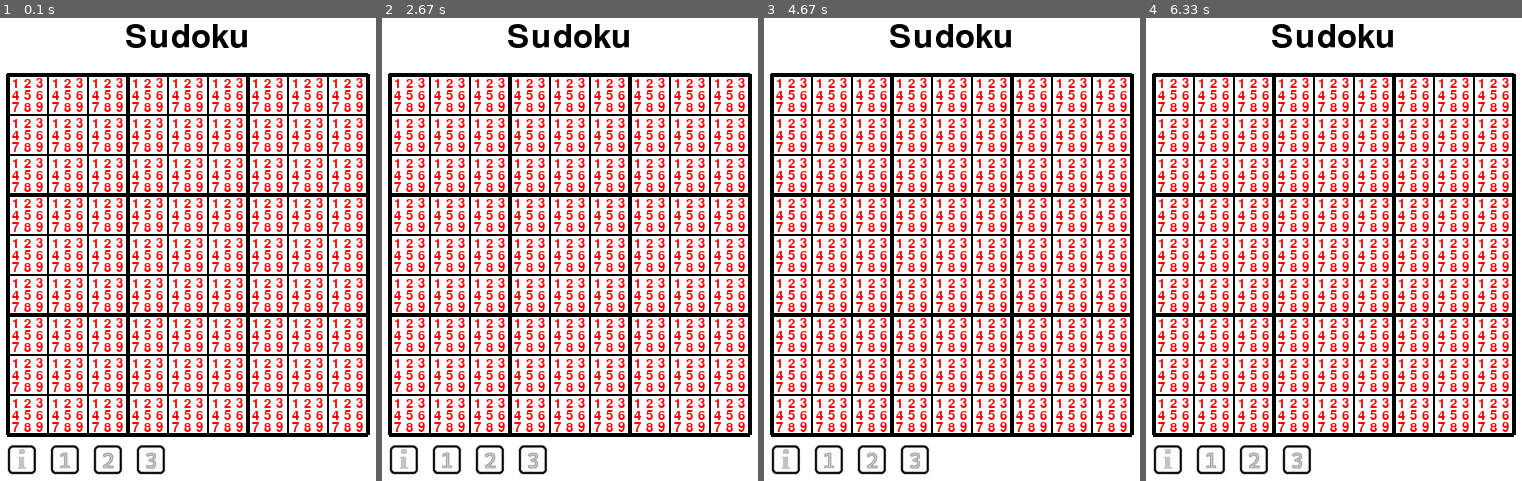
Above: before the commit, frames 1-4 (left to right).
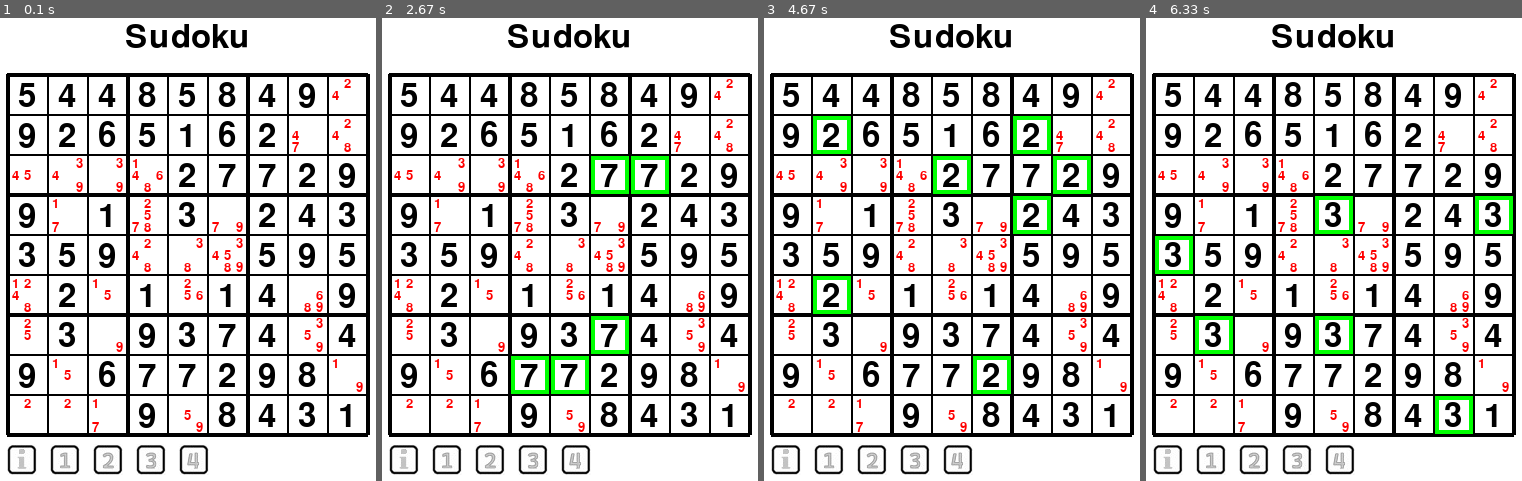
Above: after the commit, the same moments.

Repository: MrReedQEGS/Pygame-Sudoku
Game: pygame game, started from main.py
The game is run twice, just before and just after one commit, with the same random seed, the same clock (stepped at 60 frames per second) and the same inputs.
Inputs (mouse positions are in pixels of both pictures, inside the frame that each line leads up to):
- Up to frame 1 (0.1 s): no input
- Up to frame 2 (2.67 s): click (543, 332) at 0.38 s; click (630, 462) at 0.72 s; click (577, 379) at 2.55 s
- Up to frame 3 (4.67 s): click (929, 180) at 2.88 s; click (861, 152) at 3.22 s; click (outside the picture) at 3.55 s; click (1087, 175) at 4.38 s
- Up to frame 4 (6.33 s): click (1146, 161) at 4.72 s; click (1191, 244) at 6.05 s

The runs differ from the first frame. In frame 1, 22% of the frame differs, in the area x 3-97%, y 12-99%; in frame 2, 24%; in frame 3, 24%; in frame 4, 24%.

Commit message:
Update main.py
Some generalisation.  Button images are now in a list, which simplifies the setup code.  There is still more to do here...a custom class of "radio buttons" would be much better!

Diff:
--- a/main.py
+++ b/main.py
@@ -39,22 +39,19 @@
 highlightNum = ""
 
 #images
-infoImageName = "./Info.jpg"
-infoImageGreyName = "./InfoGrey.jpg"
-infoImage = pygame.image.load(infoImageName).convert()
-infoGreyImage = pygame.image.load(infoImageGreyName).convert()
-oneImageName = "./1.jpg"
-oneImageGreyName = "./1Grey.jpg"
-oneImage = pygame.image.load(oneImageName).convert()
-oneGreyImage = pygame.image.load(oneImageGreyName).convert()
-twoImageName = "./2.jpg"
-twoImageGreyName = "./2Grey.jpg"
-twoImage = pygame.image.load(twoImageName).convert()
-twoGreyImage = pygame.image.load(twoImageGreyName).convert()
-threeImageName = "./3.jpg"
-threeImageGreyName = "./3Grey.jpg"
-threeImage = pygame.image.load(threeImageName).convert()
-threeGreyImage = pygame.image.load(threeImageGreyName).convert()
+infoImage = pygame.image.load("./Info.jpg").convert()
+infoGreyImage = pygame.image.load("./InfoGrey.jpg").convert()
+
+#Load button images into lists
+numberButtons = []
+numberGreyButtons = []
+for i in range(GRID_SIZE):
+  fileName = "./"+str(i+1)+".jpg"
+  someButton = pygame.image.load(fileName).convert()
+  numberButtons.append(someButton)
+  greyFileName = "./"+str(i+1)+"Grey.jpg"
+  someButton = pygame.image.load(greyFileName).convert()
+  numberGreyButtons.append(someButton)
 
 pygame.init()
 screen = pygame.display.set_mode((WINDOW_W, WINDOW_H))
@@ -145,19 +142,26 @@
 
 #Make some notes in each grid cell
 #This is for testing
-def MakeNotes():
-  fullNotes = [1,2,3,4,5,6,7,8,9]
+def MakeEmptyNotes():
   for i in range(GRID_SIZE):
     newRow = []
     for j in range(GRID_SIZE):
-      newRow.append(fullNotes)
+      newRow.append(EMPTY_NOTES)
     theNotes.append(newRow)
 
+#This is for testing
 def RemoveRandomNumbersFromGrid():
   for i in range(30):
     j = random.randint(0,8)
     i = random.randint(0,8)
     theNumbers[j][i] = ""
+    randomNotes = [1,2,3,4,5,6,7,8,9]
+
+    #Remove some random notes to make it look more realistic
+    for x in range(10):
+      someNum = random.randint(0,8)
+      randomNotes[someNum]=""
+    theNotes[i][j] = randomNotes
 
 #It is not a valid grid in terms of game play.  This is just a test function to allow me to
 #make sure the numbers line up when it is all printed out.
@@ -329,6 +333,8 @@
   theOneButton.currentImg = theOneButton.greyImg
   theThreeButton.grey=True
   theThreeButton.currentImg = theThreeButton.greyImg
+  theFourButton.grey=True
+  theFourButton.currentImg = theThreeButton.greyImg
 
 def ThreeButtonCallback(isItGrey):
   global editMode,numGoingIntoGrid
@@ -348,17 +354,42 @@
   theOneButton.currentImg = theOneButton.greyImg
   theTwoButton.grey=True
   theTwoButton.currentImg = theTwoButton.greyImg
+  theFourButton.grey=True
+  theFourButton.currentImg = theThreeButton.greyImg
+
+def FourButtonCallback(isItGrey):
+  global editMode,numGoingIntoGrid
+  print("Four button")
+  print(isItGrey)
+
+  if(isItGrey == False):
+    #We are enabling edit mode to allow this number to go into the grid
+    editMode = True
+    numGoingIntoGrid = "4"
+  else:
+    editMode = False
+    numGoingIntoGrid = ""
+
+  #Reset the other buttons - only one can be on
+  theOneButton.grey=True
+  theOneButton.currentImg = theOneButton.greyImg
+  theTwoButton.grey=True
+  theTwoButton.currentImg = theTwoButton.greyImg
+  theThreeButton.grey=True
+  theThreeButton.currentImg = theThreeButton.greyImg
 
 theInfoButton = MyClickableImageButton(grid_x0,grid_y0+CELL_SIZE*GRID_SIZE+BUTTON_PANEL_GAP_Y,infoImage,infoGreyImage,surface,InfoButtonCallback)
-theOneButton = MyToggleImageButton(grid_x0+1*+(CELL_SIZE+NUM_BUTTON_X_GAP),grid_y0+CELL_SIZE*GRID_SIZE+BUTTON_PANEL_GAP_Y,oneImage,oneGreyImage,surface,OneButtonCallback)
-theTwoButton = MyToggleImageButton(grid_x0+2*+(CELL_SIZE+NUM_BUTTON_X_GAP),grid_y0+CELL_SIZE*GRID_SIZE+BUTTON_PANEL_GAP_Y,twoImage,twoGreyImage,surface,TwoButtonCallback)
-theThreeButton = MyToggleImageButton(grid_x0+3*+(CELL_SIZE+NUM_BUTTON_X_GAP),grid_y0+CELL_SIZE*GRID_SIZE+BUTTON_PANEL_GAP_Y,threeImage,threeGreyImage,surface,ThreeButtonCallback)
+theOneButton = MyToggleImageButton(grid_x0+1*+(CELL_SIZE+NUM_BUTTON_X_GAP),grid_y0+CELL_SIZE*GRID_SIZE+BUTTON_PANEL_GAP_Y,numberButtons[0],numberGreyButtons[0],surface,OneButtonCallback)
+theTwoButton = MyToggleImageButton(grid_x0+2*+(CELL_SIZE+NUM_BUTTON_X_GAP),grid_y0+CELL_SIZE*GRID_SIZE+BUTTON_PANEL_GAP_Y,numberButtons[1],numberGreyButtons[1],surface,TwoButtonCallback)
+theThreeButton = MyToggleImageButton(grid_x0+3*+(CELL_SIZE+NUM_BUTTON_X_GAP),grid_y0+CELL_SIZE*GRID_SIZE+BUTTON_PANEL_GAP_Y,numberButtons[2],numberGreyButtons[2],surface,ThreeButtonCallback)
+theFourButton = MyToggleImageButton(grid_x0+4*+(CELL_SIZE+NUM_BUTTON_X_GAP),grid_y0+CELL_SIZE*GRID_SIZE+BUTTON_PANEL_GAP_Y,numberButtons[3],numberGreyButtons[3],surface,FourButtonCallback)
 
 
 running = True
-EmptyGrid()
-MakeNotes()
-#RandomGrid()
+#EmptyGrid()
+MakeEmptyNotes()
+RandomGrid()
+
 
 #PrintGrid()
 while running:
@@ -404,6 +435,7 @@
   theOneButton.DrawSelf()
   theTwoButton.DrawSelf()
   theThreeButton.DrawSelf()
+  theFourButton.DrawSelf()
 
   pygame.display.flip()
   clock.tick(FPS)
